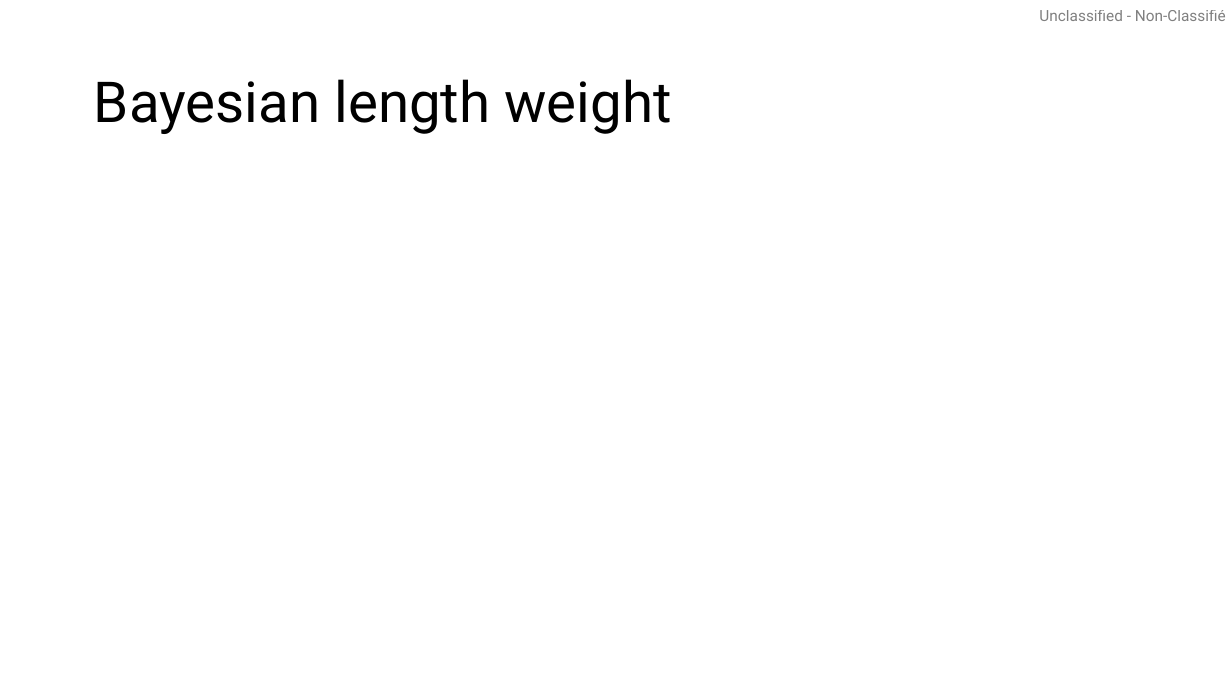
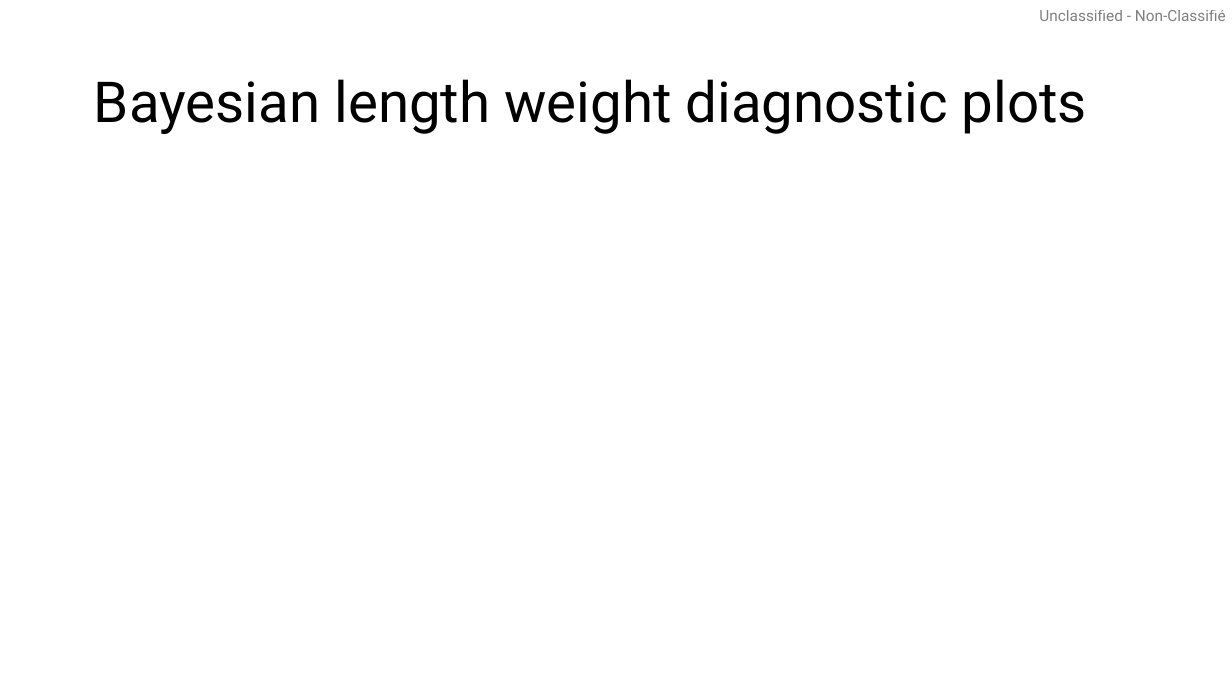
Before and after one commit to pbs-assess/gfcondition, a slide deck: slide 32 of stock-specific/hake/output_plots_20260730.pptx (slide 27 before the commit). Drawn at 1232x693 pixels with LibreOffice and Linux fonts; fonts in the diff are those of the drawing. Boxes give left, top, right and bottom in pixels: in the first picture for what was removed or moved away, otherwise in the second. Text is boxed around its words. In the diff, an @@ line names an element or a change of style, - is before the commit and + after.

```diff
--- a/stock-specific/hake/output_plots_20260730.pptx
+++ b/stock-specific/hake/output_plots_20260730.pptx
@@ title at bbox=[94, 79, 1087, 134]: text changed @@
-Bayesian length weight
+Bayesian length weight diagnostic plots
```
Also in this commit, not shown: 12 other slides changed, 13 slides added, 12 slides removed, 1 other file.
